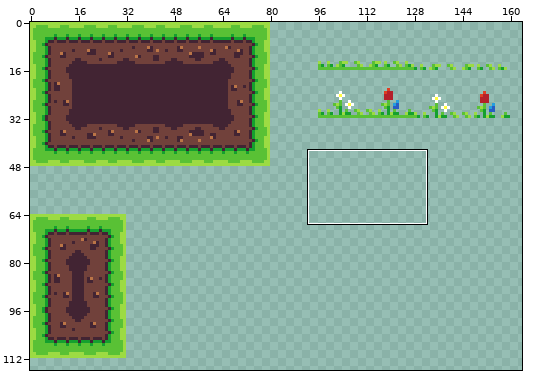
Edited in one commit: sprite sheet (src/TileMaps/Backyard_Tilemap.png). Above, an overview of the earlier version with the close-up marked.
Close-up. As it was:
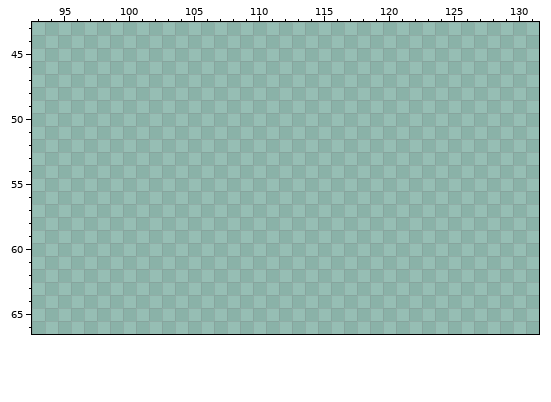
The file is 176x128 pixels. Shown: x 93..131, y 43..66. The wide view leaves out empty margins.
Palette (. is transparent): 
The result:
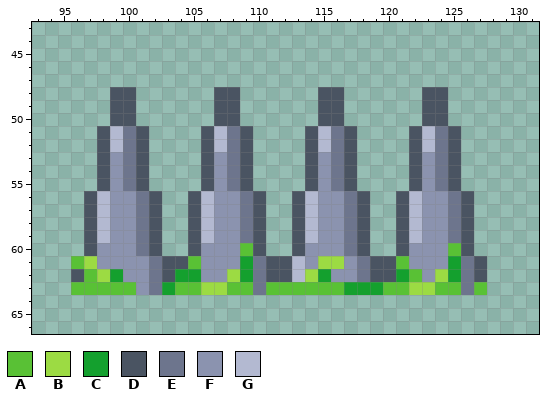
Colours new in this view: A #59c135  B #9cdb43  C #14a02e  D #4a5462  E #6d758d  F #8b93af  G #b3b9d1
Changes in this commit:
Changed rows in their new state; - is an unchanged pixel.
first column x 96:
48 ---DD------DD------DD------DD---
49 ---DD------DD------DD------DD---
50 ---DD------DD------DD------DD---
51 --DGED----DGED----DGED----DGED--
52 --DGED----DGED----DGED----DGED--
53 --DFED----DFED----DFED----DFED--
54 --DFED----DFED----DFED----DFED--
55 --DFED----DFED----DFED----DFED--
56 -DGFFED--DGFFED--DGFFED--DGFFED-
57 -DGFFED--DGFFED--DGFFED--DGFFED-
58 -DGFFED--DGFFED--DGFFED--DGFFED-
59 -DGFFED--DGFFED--DGFFED--DGFFED-
60 -DFFFED--DFFFAD--DFFFED--DFFFAD-
61 ABFFFFEDDAFFFCEDDGFBBFEDDAFFFCED
62 DABCFFEDCCFFBCEDDGBCFFEDDCAFBCED
63 AAAAAFECAABBAAEAAAAAACCCAABBAAEA
Changed places in both close-ups, as pixel boxes (x1, y1, x2, y2):
added: (71, 87, 487, 295)
